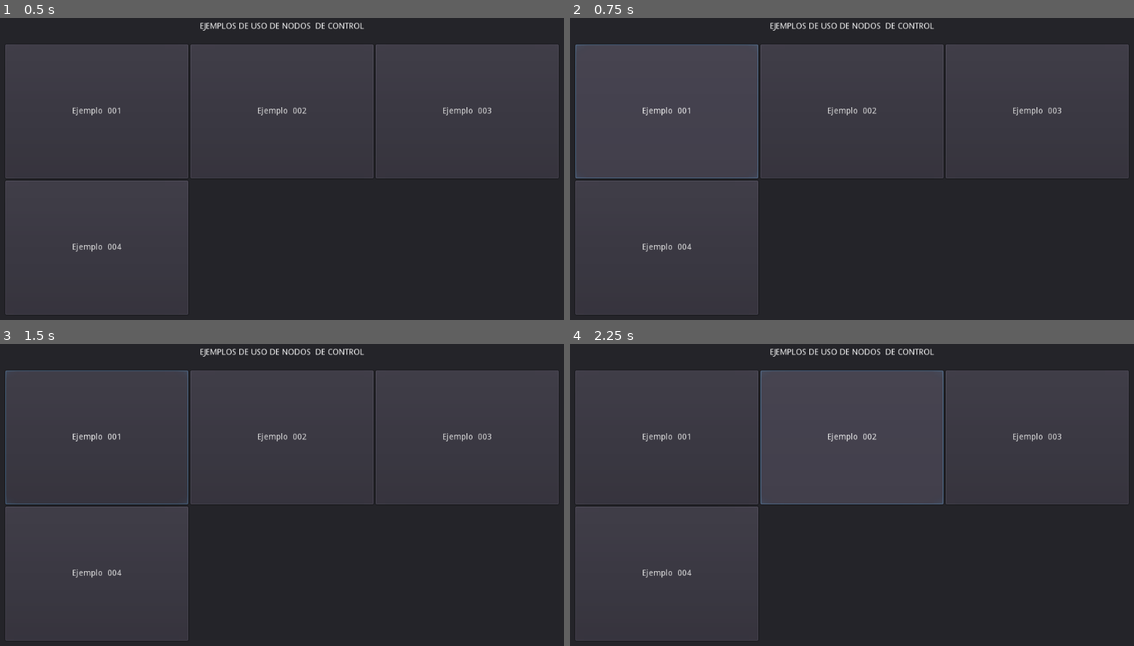
Above: before the commit, frames 1-4 (two rows, left to right).
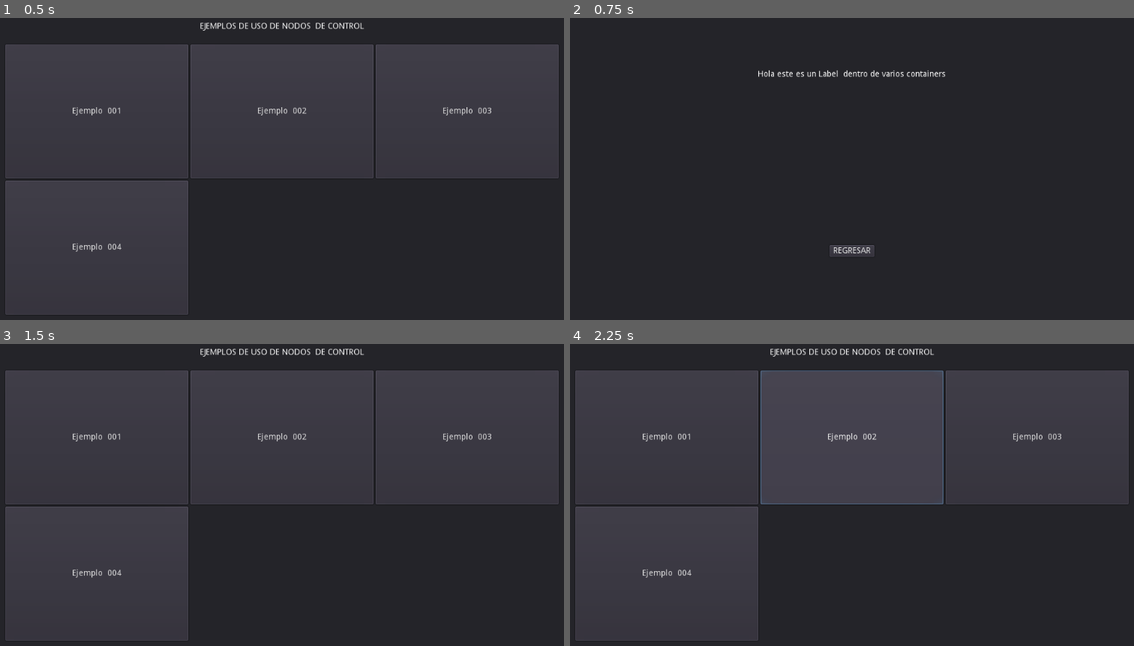
Above: after the commit, the same moments.

Repository: Saul11235/PracticaControlGodot
Game: Godot game, scene res://Indice/Indice.tscn
Two runs of this game, one before a commit and one after it. Both use one fixed random seed, a clock stepped at 60 frames per second and the inputs below.
Inputs (mouse positions are in pixels of both pictures, inside the frame that each line leads up to):
- Up to frame 1 (0.5 s): no input
- Up to frame 2 (0.75 s): click "Ejemplo 001" at 0.5 s
- Up to frame 3 (1.5 s): click (282, 576) at 1.25 s, where only the run after the commit has a clickable "REGRESAR"
- Up to frame 4 (2.25 s): click "Ejemplo 002" at 2 s

Frame 1 is identical in both runs. In frame 2, 42% of the frame differs, in the area x 0-100%, y 1-99%; in frame 3, 0.3%; in frame 4, nothing differs.

Commit message:
ejemplo e001 label

Diff:
--- /dev/null
+++ b/Ejemplos/E001/e001.gd
@@ -0,0 +1,20 @@
+extends Control
+
+
+# Declare member variables here. Examples:
+# var a = 2
+# var b = "text"
+
+
+# Called when the node enters the scene tree for the first time.
+func _ready():
+	pass # Replace with function body.
+
+
+# Called every frame. 'delta' is the elapsed time since the previous frame.
+#func _process(delta):
+#	pass
+
+
+func _on_Button_pressed():
+	get_tree().change_scene("res://Indice/Indice.tscn")
--- a/Ejemplos/E001/e001.tscn
+++ b/Ejemplos/E001/e001.tscn
@@ -1,8 +1,11 @@
-[gd_scene format=2]
+[gd_scene load_steps=2 format=2]
+
+[ext_resource path="res://Ejemplos/E001/e001.gd" type="Script" id=1]
 
 [node name="Control" type="Control"]
 anchor_right = 1.0
 anchor_bottom = 1.0
+script = ExtResource( 1 )
 
 [node name="Panel" type="Panel" parent="."]
 anchor_right = 1.0
@@ -38,3 +41,5 @@
 margin_right = 550.0
 margin_bottom = 159.0
 text = "REGRESAR"
+
+[connection signal="pressed" from="Panel/VBoxContainer/CenterContainer2/Button" to="." method="_on_Button_pressed"]
--- /dev/null
+++ b/Indice/Indice.gd
@@ -0,0 +1,20 @@
+extends Control
+
+
+# Declare member variables here. Examples:
+# var a = 2
+# var b = "text"
+
+
+# Called when the node enters the scene tree for the first time.
+func _ready():
+	pass # Replace with function body.
+
+
+# Called every frame. 'delta' is the elapsed time since the previous frame.
+#func _process(delta):
+#	pass
+
+
+func _on_E001_pressed():
+	get_tree().change_scene("res://Ejemplos/E001/e001.tscn")
--- a/Indice/Indice.tscn
+++ b/Indice/Indice.tscn
@@ -1,8 +1,11 @@
-[gd_scene format=2]
+[gd_scene load_steps=2 format=2]
+
+[ext_resource path="res://Indice/Indice.gd" type="Script" id=1]
 
 [node name="Control" type="Control"]
 anchor_right = 1.0
 anchor_bottom = 1.0
+script = ExtResource( 1 )
 
 [node name="Panel" type="Panel" parent="."]
 anchor_right = 1.0
@@ -72,3 +75,5 @@
 size_flags_horizontal = 3
 size_flags_vertical = 3
 text = "Ejemplo  004"
+
+[connection signal="pressed" from="MarginContainer/VBoxContainer/GridContainer/E001" to="." method="_on_E001_pressed"]
Not shown, changed: icon.png.import
